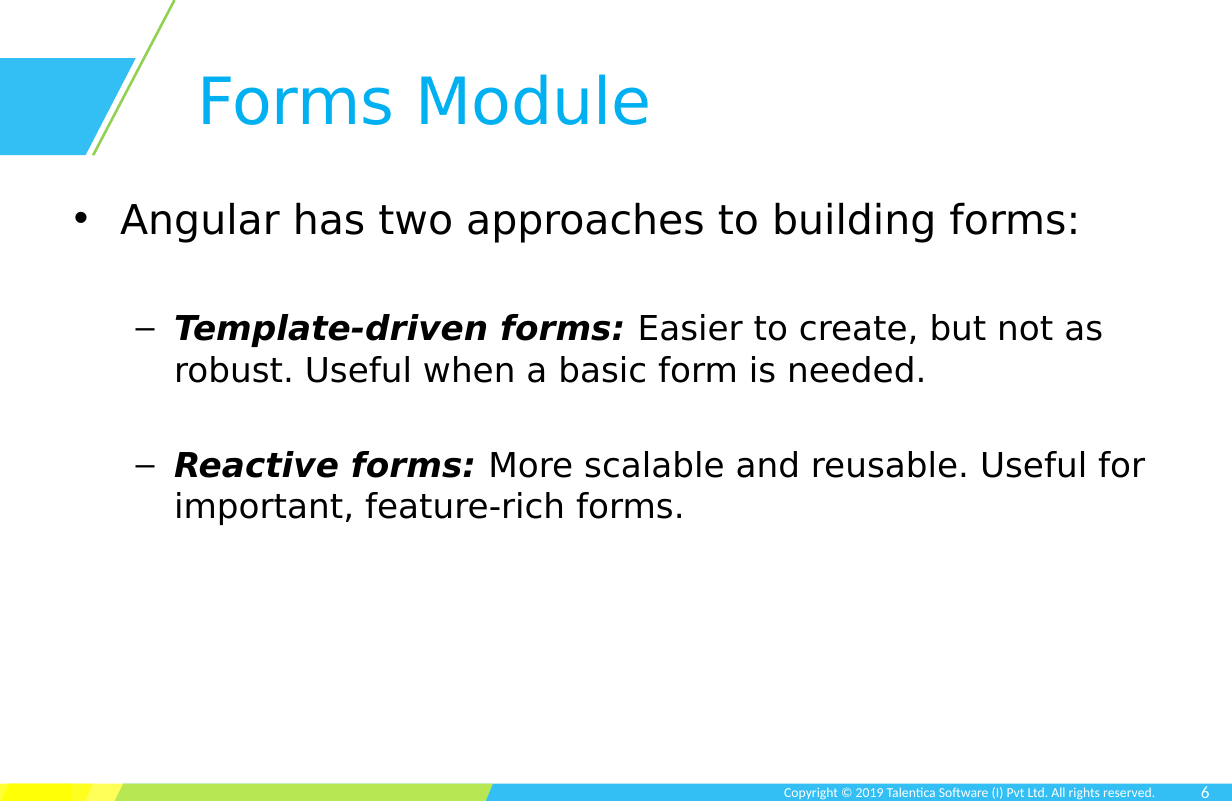
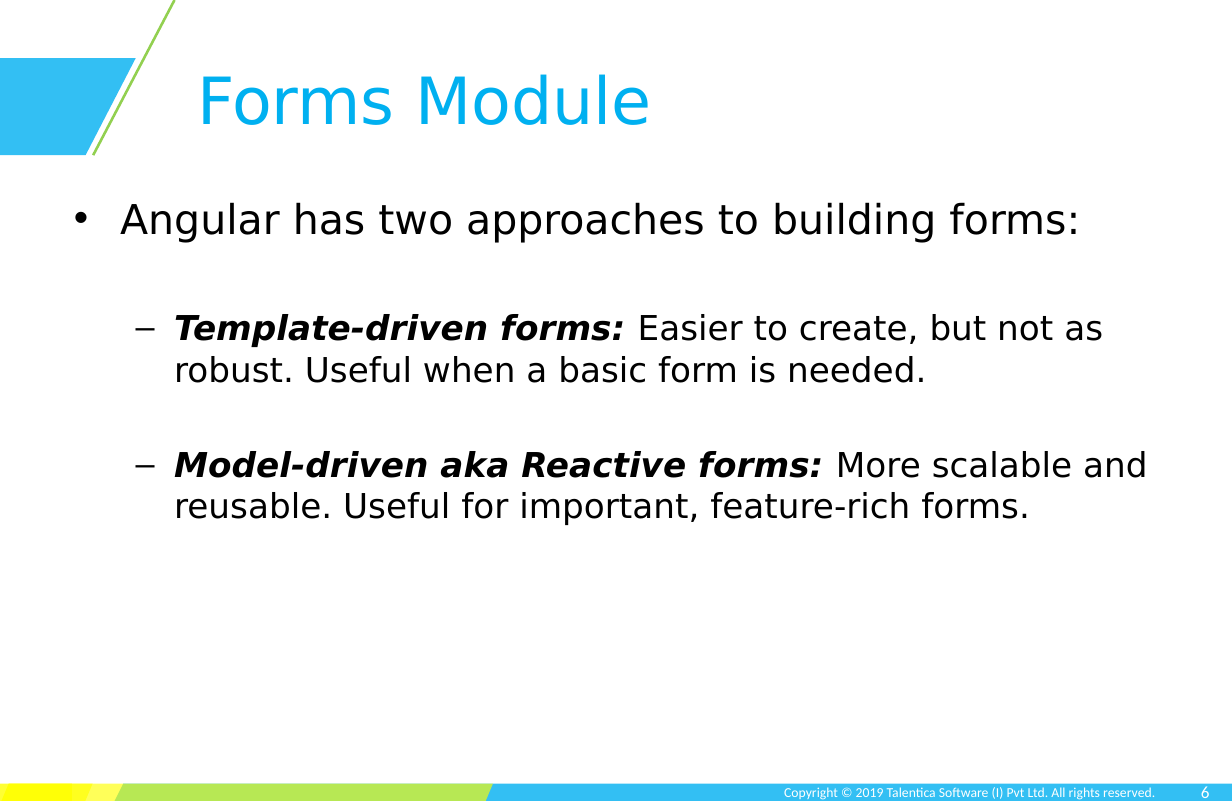
Before and after one commit to TusharRajGupt/angular-demo, a slide deck: slide 6 of session-3/Session 3.pptx. Drawn at 1232x801 pixels with LibreOffice and Linux fonts; fonts in the diff are those of the drawing; background and template pictures are left out. Boxes give left, top, right and bottom in pixels: in the first picture for what was removed or moved away, otherwise in the second. Text is boxed around its words. In the diff, an @@ line names an element or a change of style, - is before the commit and + after.

```diff
--- a/session-3/Session 3.pptx
+++ b/session-3/Session 3.pptx
@@ text at box(174, 451, 1147, 525): text changed @@
-  – Reactive forms: More scalable and reusable. Useful for important, feature-rich forms.
+  – Model-driven aka Reactive forms: More scalable and reusable. Useful for important, feature-rich forms.
```
Also in this commit, not shown: 2 other slides changed, 16 slides added, 5 slides removed, 1 other file.
